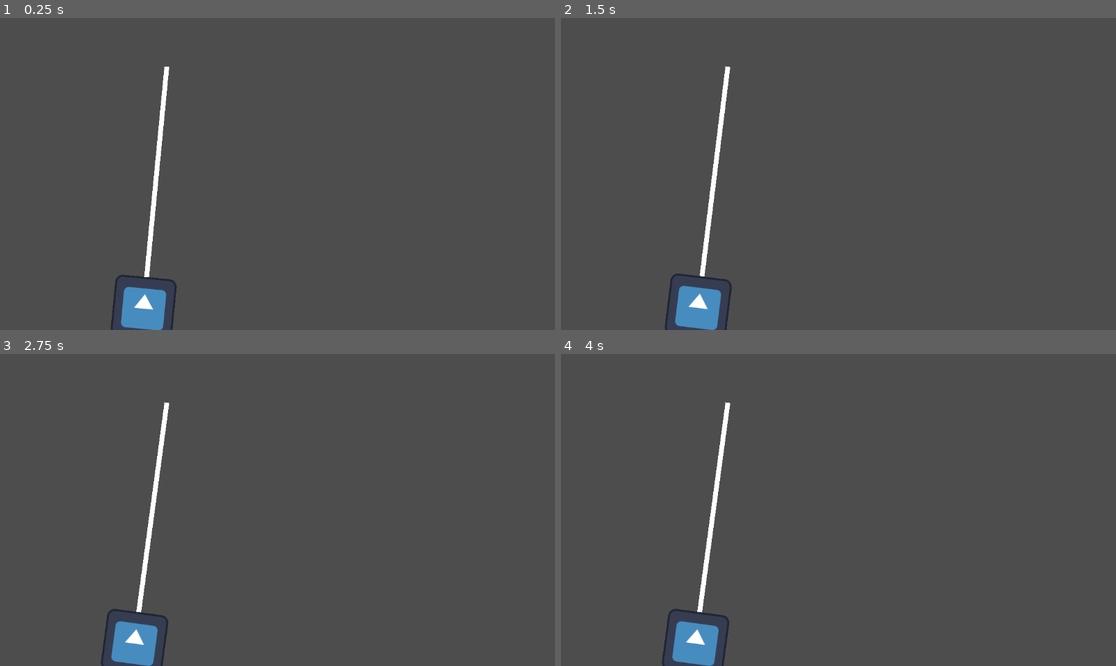
Above: before the commit, frames 1-4 (two rows, left to right).
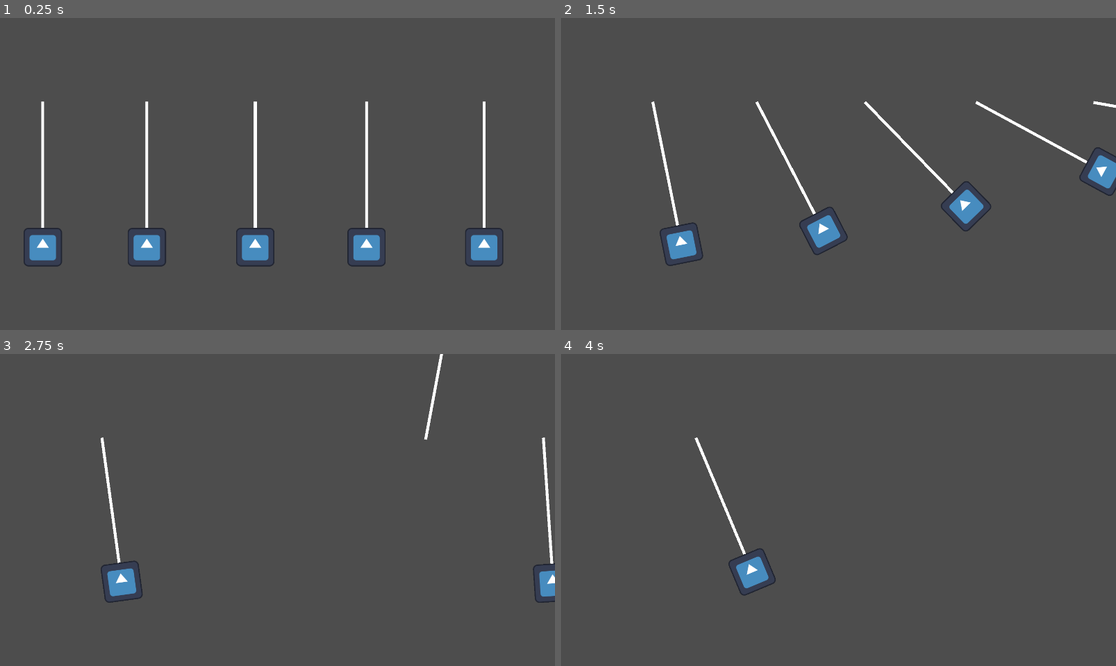
Above: after the commit, the same moments.

Repository: HEKEPOIU/gmtk_2024
Game: Godot game, scene res://scene/main.tscn
Same seed, same stepped clock (60 frames per second), same inputs: the game is played once before the commit and once after it. The engine's default icon, where the game draws it, is replaced by a stand-in: a white triangle on a blue panel in a dark square.
Inputs:
- Up to frame 1 (0.25 s): no input
- Up to frame 2 (1.5 s): hold Right 0.53-1.28 s; hold Left from 1.28 s (still down)
- Up to frame 3 (2.75 s): release Left at 2.03 s; hold Right from 2.03 s (still down)
- Up to frame 4 (4 s): release Right at 3.53 s; hold Left from 3.53 s (still down)

The runs differ from the first frame. In frame 1, 5.5% of the frame differs, in the area x 4-91%, y 15-100%; in frame 2, 4.8%; in frame 3, 3.3%; in frame 4, 2.6%.

Commit message:
Collide down, and fix ui

Diff:
--- a/project.godot
+++ b/project.godot
@@ -22,3 +22,8 @@
 [debug]
 
 gdscript/warnings/untyped_declaration=1
+
+[display]
+
+window/size/viewport_width=1920
+window/size/viewport_height=1080
--- a/scene/main.tscn
+++ b/scene/main.tscn
@@ -5,10 +5,51 @@
 [node name="main" type="Node"]
 
 [node name="Pendulum" parent="." instance=ExtResource("1_ahh23")]
-position = Vector2(346, 104)
-rotation = 0.294961
+position = Vector2(883, 293)
+move_velocity = 5.0
 length = 500.0
 gravity = 200.0
-mass = 0.0
+mass = 2.0
 min_mass = 1.0
 max_mass = 100.0
+is_current = true
+
+[node name="Pendulum2" parent="." instance=ExtResource("1_ahh23")]
+position = Vector2(1268, 293)
+move_velocity = 5.0
+length = 500.0
+gravity = 200.0
+mass = 2.0
+min_mass = 1.0
+max_mass = 100.0
+is_current = true
+
+[node name="Pendulum4" parent="." instance=ExtResource("1_ahh23")]
+position = Vector2(1675, 293)
+move_velocity = 5.0
+length = 500.0
+gravity = 200.0
+mass = 2.0
+min_mass = 1.0
+max_mass = 100.0
+is_current = true
+
+[node name="Pendulum5" parent="." instance=ExtResource("1_ahh23")]
+position = Vector2(508, 293)
+move_velocity = 5.0
+length = 500.0
+gravity = 200.0
+mass = 2.0
+min_mass = 1.0
+max_mass = 100.0
+is_current = true
+
+[node name="Pendulum6" parent="." instance=ExtResource("1_ahh23")]
+position = Vector2(148, 293)
+move_velocity = 5.0
+length = 500.0
+gravity = 200.0
+mass = 2.0
+min_mass = 1.0
+max_mass = 100.0
+is_current = true
--- a/scene/pendulum.tscn
+++ b/scene/pendulum.tscn
@@ -1,22 +1,19 @@
-[gd_scene load_steps=4 format=3 uid="uid://bkt1em0yb1dvt"]
+[gd_scene load_steps=3 format=3 uid="uid://bkt1em0yb1dvt"]
 
 [ext_resource type="Script" path="res://src/pendulum.gd" id="1_giu4x"]
-[ext_resource type="Texture2D" uid="uid://b0wpj747j530i" path="res://icon.svg" id="2_pdagc"]
-
-[sub_resource type="CircleShape2D" id="CircleShape2D_kih6h"]
-radius = 65.123
+[ext_resource type="PackedScene" uid="uid://caorjifvuen5f" path="res://scene/pendulum_end_point.tscn" id="2_d5bf6"]
 
 [node name="Pendulum" type="Node2D"]
 script = ExtResource("1_giu4x")
+move_velocity = null
+length = null
+gravity = null
+mass = 1000.0
+min_mass = null
+max_mass = null
+is_current = null
 
 [node name="Line2D" type="Line2D" parent="."]
 points = PackedVector2Array(0, -3, 0, 541)
 
-[node name="Area2D" type="Area2D" parent="."]
-position = Vector2(0, 545)
-
-[node name="Sprite2D" type="Sprite2D" parent="Area2D"]
-texture = ExtResource("2_pdagc")
-
-[node name="CollisionShape2D" type="CollisionShape2D" parent="Area2D"]
-shape = SubResource("CircleShape2D_kih6h")
+[node name="PendulumEndPoint" parent="." instance=ExtResource("2_d5bf6")]
--- /dev/null
+++ b/scene/pendulum_end_point.tscn
@@ -0,0 +1,17 @@
+[gd_scene load_steps=4 format=3 uid="uid://caorjifvuen5f"]
+
+[ext_resource type="Script" path="res://src/pendulum_end_point.gd" id="1_atb1l"]
+[ext_resource type="Texture2D" uid="uid://b0wpj747j530i" path="res://icon.svg" id="1_p628m"]
+
+[sub_resource type="CircleShape2D" id="CircleShape2D_kih6h"]
+radius = 65.123
+
+[node name="PendulumEndPoint" type="Area2D"]
+position = Vector2(0, 545)
+script = ExtResource("1_atb1l")
+
+[node name="Sprite2D" type="Sprite2D" parent="."]
+texture = ExtResource("1_p628m")
+
+[node name="CollisionShape2D" type="CollisionShape2D" parent="."]
+shape = SubResource("CircleShape2D_kih6h")
--- a/src/pendulum.gd
+++ b/src/pendulum.gd
@@ -1,35 +1,71 @@
 extends Node2D
 
+class_name Pendulum
 # follow this video:
 # https://www.youtube.com/watch?v=J1ClXGZIh00
 var pivot_pos: Vector2
 var end_position: Vector2
 var angle: float
+var move_dir: int = 0
+var prev_pos: Vector2
+@export var move_velocity: float = 5
 
 @export var length: float = 500
 @export var gravity: float = 24
 var damping: float:
 	get:
-		return remap(mass, min_mass, max_mass, 0.995, 0.95)
+		return remap(mass, min_mass, max_mass, 0.995, 0.99)
 @export var mass: float = 1
 @export var min_mass: float = 1
 @export var max_mass: float = 1000
+@export var is_current: bool = false
 
 var angular_velocity: float = 0.0
 var angular_acceleration: float = 0.0
-@onready var end_point: Node2D = get_node("Area2D")
+@onready var end_point: PendulumEndPoint = get_node("PendulumEndPoint")
 @onready var line: Line2D = get_node("Line2D")
 
 
-func set_start_position(init_angle: float, arm_length: float) -> void:
-	pivot_pos = global_position
-	end_position = global_position + Vector2.DOWN.rotated(init_angle) * arm_length
-	end_point.global_position = end_position
-	line.set_point_position(1, Vector2(0, arm_length))
-	angle = init_angle
+func _ready() -> void:
+	end_point.on_hit_other.connect(deal_collide)
+	end_point.set_scale_base_mass(mass, min_mass, max_mass)
+	set_start_position(rotation)
 
 
-func process_velocity(delta: float) -> void:
+func _physics_process(delta: float) -> void:
+	var pos_diff := global_position - prev_pos
+	process_velocity(delta, pos_diff)
+	update_position(delta, pos_diff)
+	move()
+
+
+func _process(_delta: float) -> void:
+	if Input.is_key_pressed(KEY_LEFT):
+		move_dir -= 1
+	if Input.is_key_pressed(KEY_RIGHT):
+		move_dir += 1
+
+
+func move() -> void:
+	position.x += move_dir * move_velocity
+	move_dir = 0
+
+
+func set_start_position(init_angle: float) -> void:
+	pivot_pos = global_position
+	end_position = global_position + Vector2.DOWN.rotated(init_angle) * length
+	end_point.global_position = end_position
+	line.set_point_position(1, Vector2(0, length))
+	angle = init_angle
+	angular_velocity = 0
+	angular_acceleration = 0
+
+
+func update_position(delta: float, pos_dif: Vector2) -> void:
+	angle += move_dir * delta * pos_dif.x * 0.1 * delta
+
+
+func process_velocity(delta: float, _pivot_pos_diff: Vector2) -> void:
 	angular_acceleration = (-gravity * delta) / length * sin(angle)
 	angular_velocity += angular_acceleration
 	angular_velocity *= damping
@@ -38,9 +74,28 @@
 	rotation = angle
 
 
-func _ready() -> void:
-	set_start_position(rotation, length)
+func add_velocity(velocity: float) -> void:
+	angular_velocity += velocity
 
 
-func _physics_process(delta: float) -> void:
-	process_velocity(delta)
+func set_mass(new_mass: float) -> void:
+	mass = new_mass
+	end_point.set_scale_base_mass(mass, min_mass, max_mass)
+
+
+func deal_collide(other: Pendulum) -> void:
+	if not is_current:
+		other.is_current = true
+		return
+	var percent: float = mass / other.mass
+	# u = (m_s * v_s + m_o * v_o) / (m_s + m_o)
+	var new_velocity := (
+		(mass * angular_velocity + other.mass * other.angular_velocity)
+		/ (mass + other.mass)
+		* percent
+	)
+
+	other.set_mass(mass + other.mass)
+	other.add_velocity(new_velocity)
+
+	queue_free()
--- /dev/null
+++ b/src/pendulum_end_point.gd
@@ -0,0 +1,22 @@
+extends Area2D
+
+class_name PendulumEndPoint
+
+@export var min_scale: float = 1
+@export var max_scale: float = 5
+
+signal on_hit_other(other: Pendulum)
+
+
+func _ready() -> void:
+	area_entered.connect(emit_hit)
+
+
+func emit_hit(body: Area2D) -> void:
+	if body is PendulumEndPoint:
+		on_hit_other.emit(body.get_parent() as Pendulum)
+
+
+func set_scale_base_mass(mass: float, min_mass: float, max_mass: float) -> void:
+	var new_scale: float = remap(mass, min_mass, max_mass, min_scale, max_scale)
+	scale = Vector2(new_scale, new_scale)
--- a/src/ui/card/card.gd
+++ b/src/ui/card/card.gd
@@ -1,9 +1,11 @@
 extends Button
+
+class_name Card
 
 
 # Called when the node enters the scene tree for the first time.
 func _ready() -> void:
-	pass # Replace with function body.
+	pass  # Replace with function body.
 
 
 # Called every frame. 'delta' is the elapsed time since the previous frame.
@@ -13,4 +15,4 @@
 
 func _on_button_up() -> void:
 	Lib.disable(self)
-	pass # Replace with function body.
+	pass  # Replace with function body.
--- a/src/ui/main.gd
+++ b/src/ui/main.gd
@@ -2,48 +2,49 @@
 
 class_name UiMain
 
-var card := preload('res://src/ui/card/card.tscn')
+var card := preload("res://scene/card.tscn")
 
-@onready var startUi := get_node('StartUi')
-@onready var cardContainer := get_node('PanelContainer/HBoxContainer')
+@onready var startUi := get_node("StartUi")
+@onready var cardContainer := get_node("PanelContainer/HBoxContainer")
 
-signal game_start()
+signal game_start
+
 
 # Called when the node enters the scene tree for the first time.
 func _ready() -> void:
 	if cardContainer == null:
 		create_new_card_container()
 	print(card)
-	pass # Replace with function body.
+	pass  # Replace with function body.
+
 
 func create_new_card_container() -> void:
 	if cardContainer != null:
 		cardContainer.queue_free()
 	cardContainer = HBoxContainer.new()
-	get_node('PanelContainer').add_child(cardContainer)
+	get_node("PanelContainer").add_child(cardContainer)
 	pass
 
 
 # Called every frame. 'delta' is the elapsed time since the previous frame.
 func _process(_delta: float) -> void:
-
 	pass
 
 
 func _refresh_card_state(list: PackedStringArray) -> void:
-	create_new_card_container() # todo: here can just update text
+	create_new_card_container()  # todo: here can just update text
 	for i in list:
-		var ins := card.instantiate() as Card
+		var ins: Card = card.instantiate() as Card
 		ins.text = i
 		cardContainer.add_child(ins)
-	pass # Replace with function body.
+	pass  # Replace with function body.
+
 
 func _on_start_button_up() -> void:
 	create_new_card_container()
-	_refresh_card_state(['1', '2', '3', '4', '5'])
+	_refresh_card_state(["1", "2", "3", "4", "5"])
 
 	Lib.disable(startUi)
 
-
 	game_start.emit()
-	pass # Replace with function body.
+	pass  # Replace with function body.
Not shown, added: export_presets.cfg
